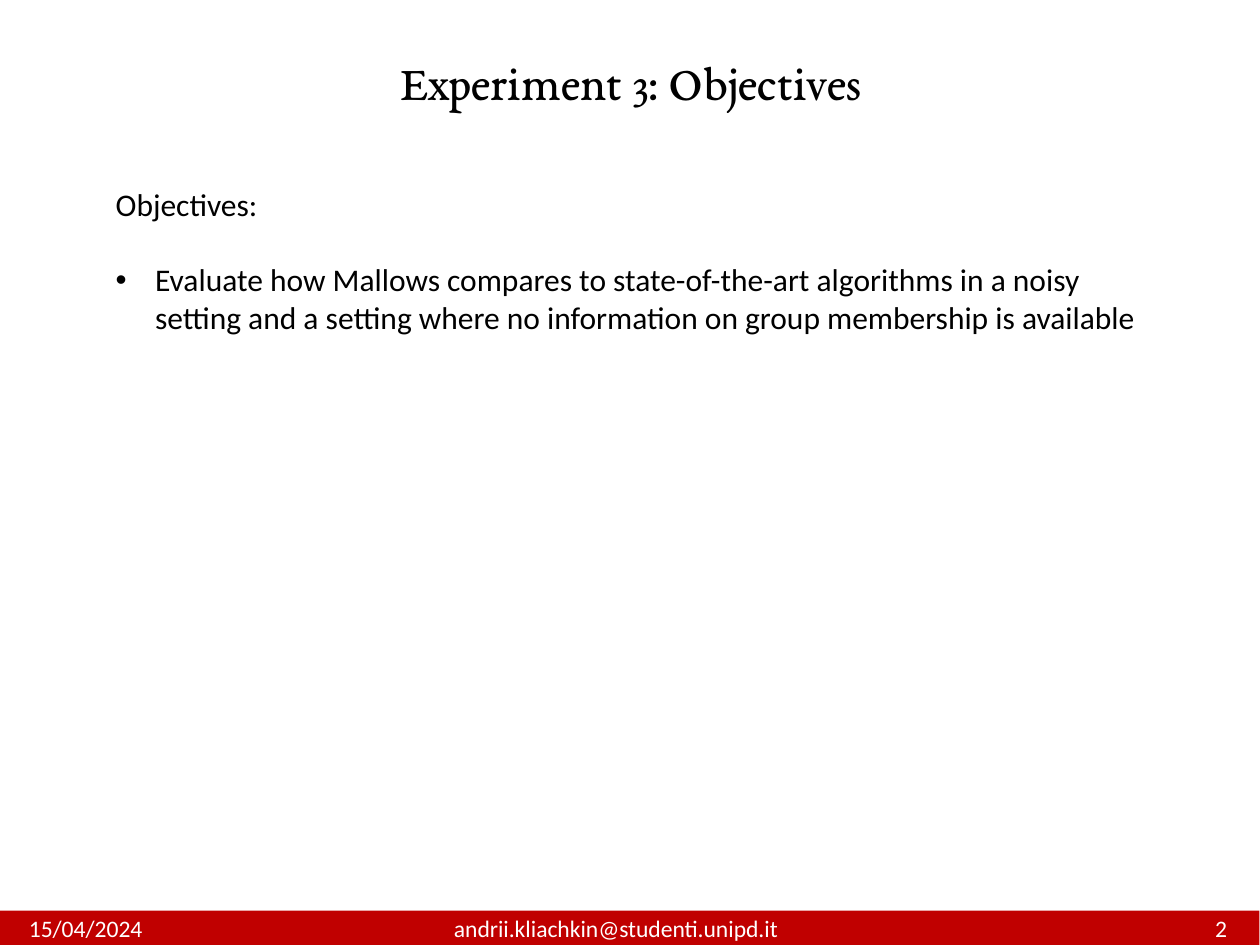
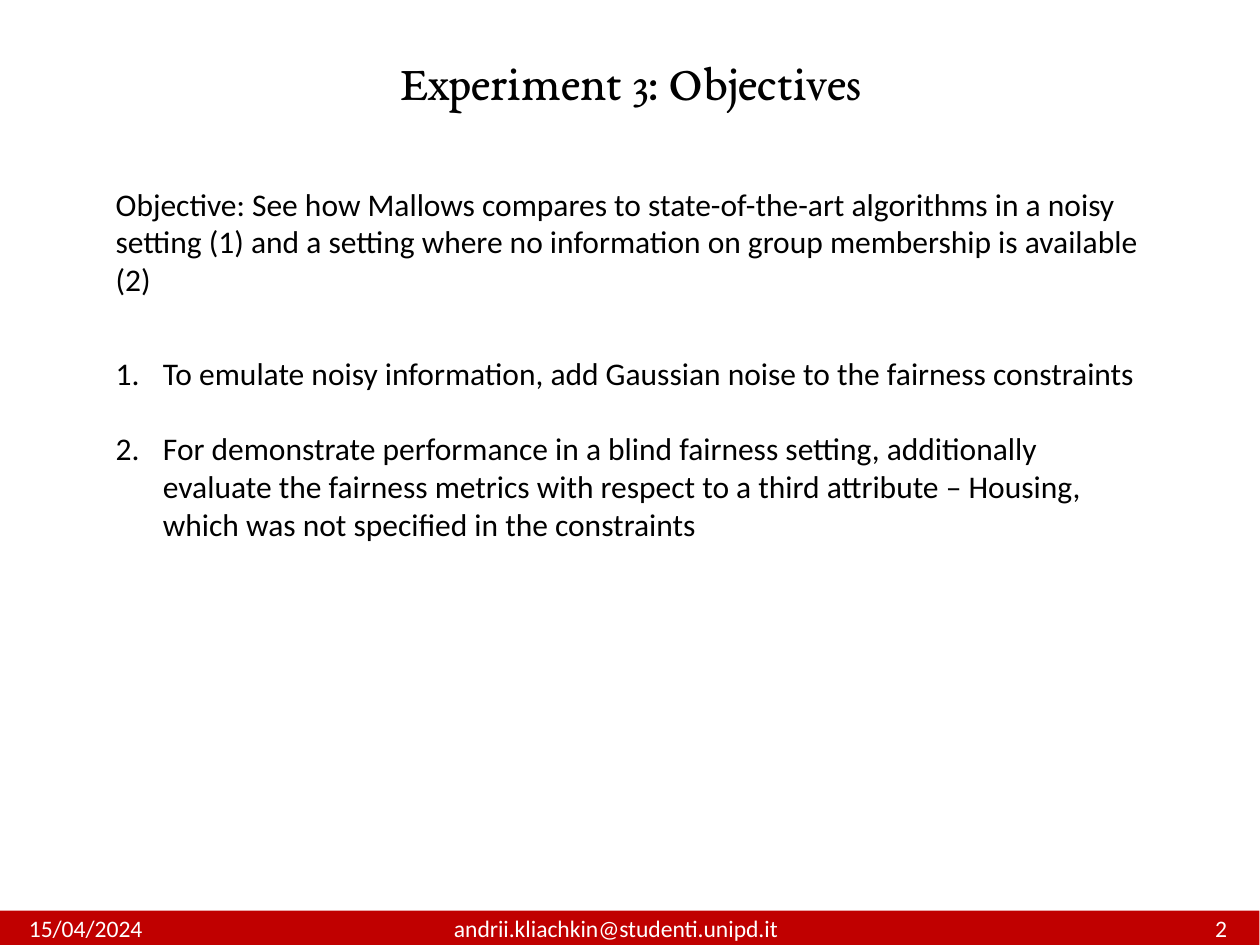
Before and after one commit to andrewklayk/unipd_thesis, a slide deck: slide 26 of AndriiKliachkin.pptx (slide 28 before the commit). Drawn at 1260x945 pixels with LibreOffice and Linux fonts; fonts in the diff are those of the drawing. Boxes give left, top, right and bottom in pixels: in the first picture for what was removed or moved away, otherwise in the second. Text is boxed around its words. In the diff, an @@ line names an element or a change of style, - is before the commit and + after.

```diff
--- a/AndriiKliachkin.pptx
+++ b/AndriiKliachkin.pptx
@@ text at (116,194,1137,295): text changed @@
-Objectives:
-• Evaluate how Mallows compares to state-of-the-art algorithms in a noisy setting and a setting where no information on group membership is available
+Objective: See how Mallows compares to state-of-the-art algorithms in a noisy setting (1) and a setting where no information on group membership is available (2)
@@ text added at (163,363,1133,541), 18 pt, text #000000 @@
+1. To emulate noisy information, add Gaussian noise to the fairness constraints
+2. For demonstrate performance in a blind fairness setting, additionally evaluate the fairness metrics with respect to a third attribute – Housing, which was not specified in the constraints
```
Also in this commit, not shown: 20 other slides changed, 7 slides added, 4 slides removed, 9 other files.
